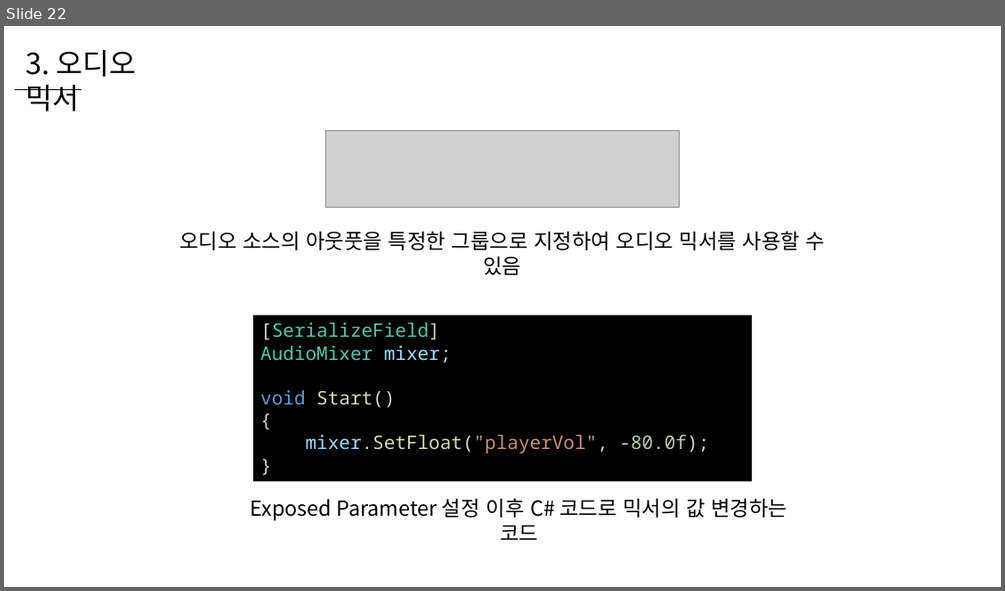
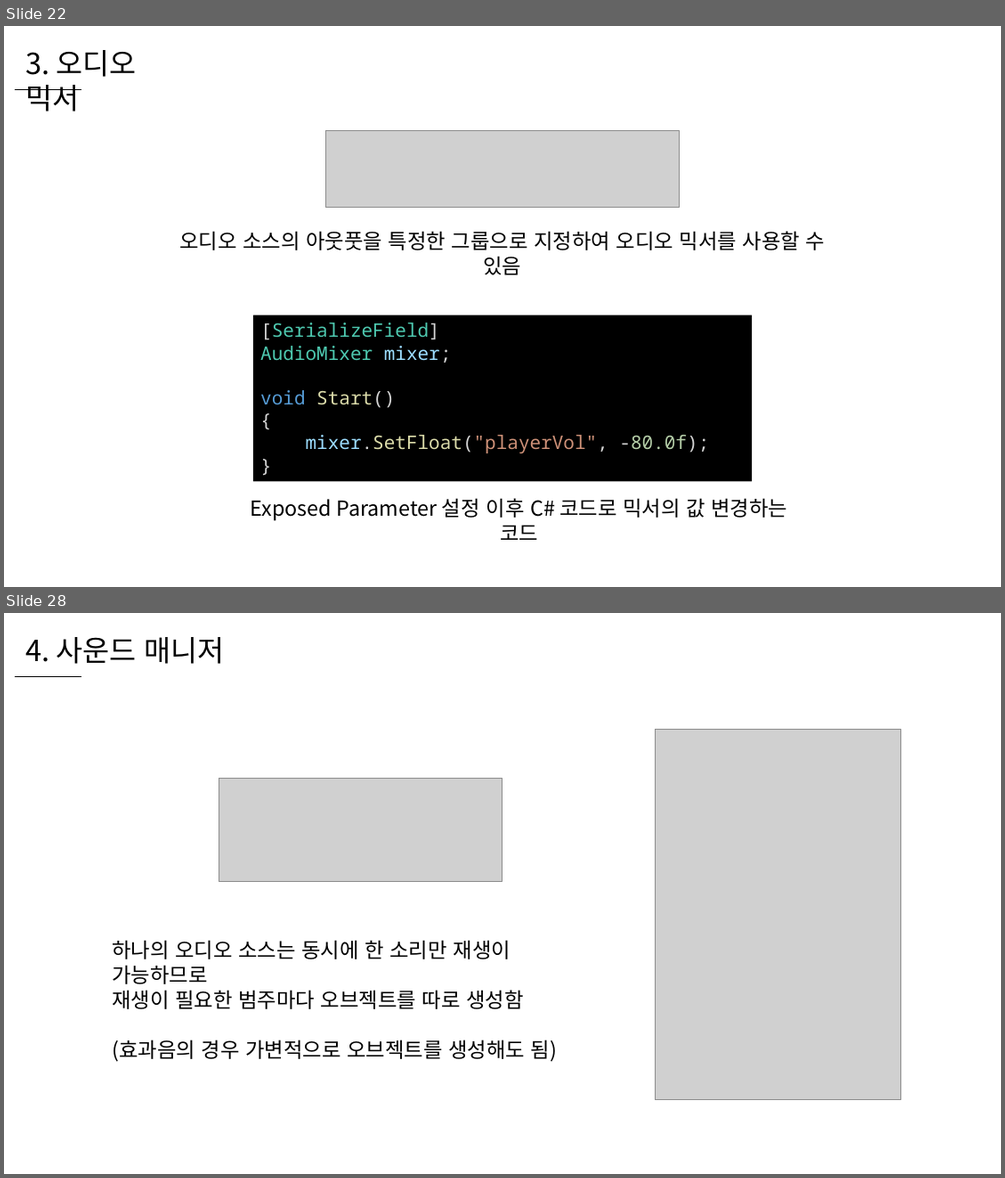
Before and after one commit to WooLyung/2022-Unity-Lecture, a slide deck: 1 - 소리.pptx. Shown one above the other, each under a label of ours: slide 22 before the commit, slides 22 and 28 after it; the slides between them are not shown. The pictures are 1005x591 and 1005x1178 pixels, drawn with LibreOffice and Linux fonts; fonts in the diff are those of the drawing; grey boxes stand for pictures. Boxes give left, top, right and bottom in pixels: in the first picture for what was removed or moved away, otherwise in the second. Text is boxed around its words. In the diff, an @@ line names an element or a change of style, - is before the commit and + after.

```diff
--- a/1 - 소리.pptx
+++ b/1 - 소리.pptx
@@ slide 28 added at (4,613,1001,1174), background #FFFFFF @@
@@ text added at (25,637,225,664), 28 pt, text #000000 @@
+4. 사운드 매니저
@@ line added from (15, 676) to (81, 676), #000000 0.5 pt @@
@@ picture added at (655,730,900,1100) @@
@@ picture added at (218,779,502,882) @@
@@ text added at (112,940,558,1062), 20 pt, text #000000 @@
+하나의 오디오 소스는 동시에 한 소리만 재생이 가능하므로
+재생이 필요한 범주마다 오브젝트를 따로 생성함
+(효과음의 경우 가변적으로 오브젝트를 생성해도 됨)
```
Also in this commit, not shown: 3 slides changed, 6 other slides added, 8 other files.
